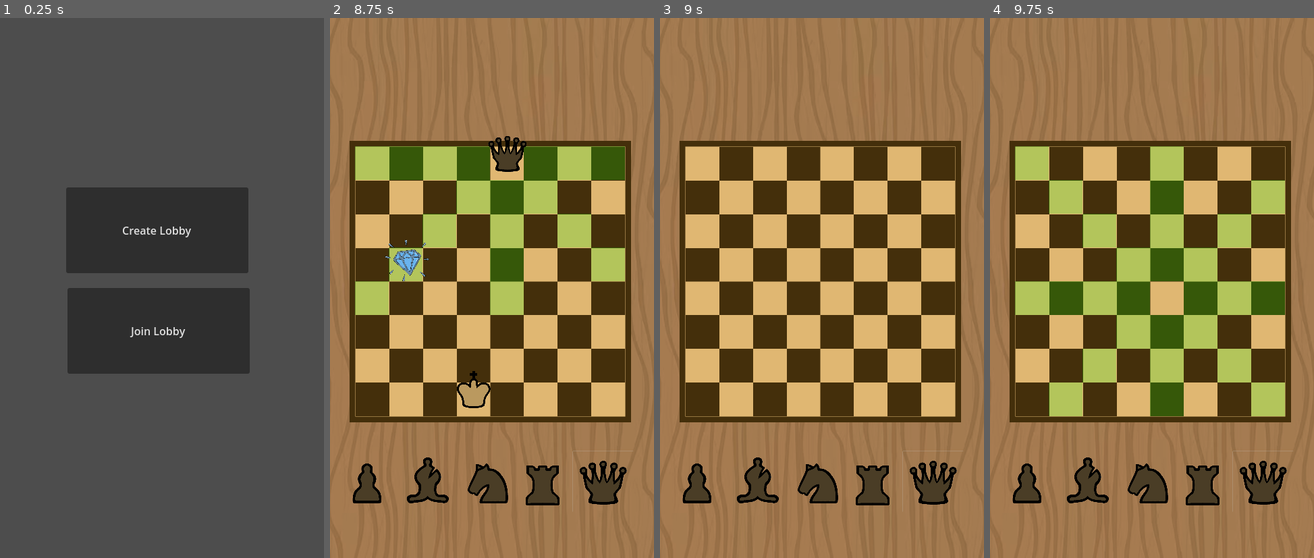
Above: before the commit, frames 1-4 (left to right).
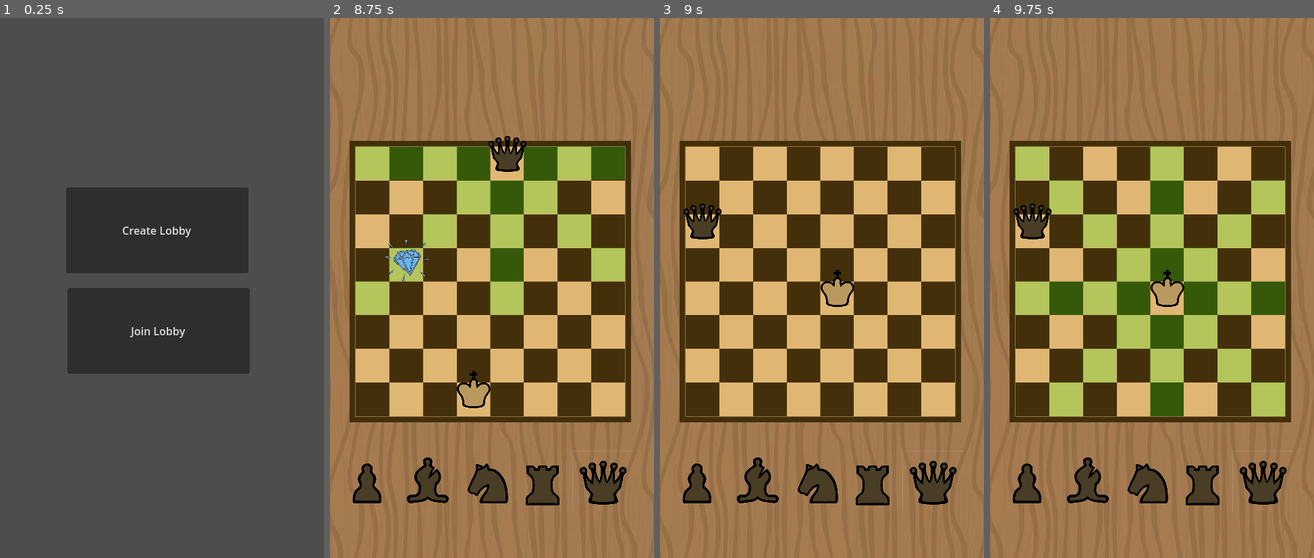
Above: after the commit, the same moments.

Repository: mljkvc/Blokejd-GameJam
Game: Godot game, scene res://scenes/Main.tscn
The game is run twice, just before and just after one commit, with the same random seed, the same clock (stepped at 60 frames per second) and the same inputs.
Inputs (mouse positions are in pixels of both pictures, inside the frame that each line leads up to):
- Up to frame 1 (0.25 s): no input
- Up to frame 2 (8.75 s): click "Create Lobby" at 0.5 s; click "Join Lobby" at 1.25 s; click (414, 498) at 2 s; click (365, 482) at 2.75 s; click (427, 482) at 3.5 s; click (488, 482) at 4.25 s; click (543, 482) at 5 s; click (602, 482) at 5.75 s; move the mouse to (475, 396) at 6.52 s; hold W (move_up) 6.53-8.03 s; click (475, 396) at 6.67 s; move the mouse to (589, 369) at 7.27 s; move the mouse to (394, 207) at 8.02 s; hold A (move_left) from 8.03 s (still down)
- Up to frame 3 (9 s): keep holding A (move_left); tap Enter at 8.75 s; move the mouse to (838, 288) at 8.77 s; click (838, 288) at 8.92 s
- Up to frame 4 (9.75 s): tap Space at 9.5 s; move the mouse to (1103, 153) at 9.52 s; release A (move_left) at 9.53 s; hold S (move_down) from 9.53 s (still down)

Frames 1-2 are identical in both runs. In frame 3, 0.9% of the frame differs, in the area x 7-60%, y 34-54%; in frame 4, 0.9%.
Error in both runs: Out of bounds get index '0' (on base: 'PackedStringArray') (res://scripts/main_menu.gd:17)

Commit message:
added logic for adjusting black and white players pieces

Diff:
--- a/scripts/black.gd
+++ b/scripts/black.gd
@@ -3,6 +3,7 @@
 var your_tile_name = "d_1"
 var your_position: Vector2 = Vector2(7,4)
 var your_color: int = -1 #-1 za crne 1 za bele (crnci < belci jer rasizam)[SALA MALA]
+var this_piece = "king"
 
 @onready var piece: Sprite2D = $piece
 
--- a/scripts/main_scene.gd
+++ b/scripts/main_scene.gd
@@ -5,10 +5,14 @@
 @onready var black_pieces = $ChooseAPiece/ChooseAPieceBlack
 var your_pieces = null
 
+@onready var white_king = $White
+@onready var black_king = $Black
+
 @onready var call_out_opponent_node = $CallOutOpponent
 @onready var Board = $Board
-@onready var your_king = $White
-@onready var enemy_king = $Black
+
+var your_king = null
+var enemy_king = null
 @onready var diamond = $Diamond
 
 var you_are_white: bool = false
@@ -22,8 +26,6 @@
 func _ready() -> void:
 	diamond.position = Board.get_node(diamond_tile).global_position
 	diamond.animation.play("diamond_animation")
-	enemy_king.position = Board.get_node(enemy_current_tile).global_position
-	your_king.position = Board.get_node(your_current_tile).global_position
 
 	for tile in Board.get_children():
 		if tile is Tile:
@@ -32,17 +34,24 @@
 func assign_white_pieces() -> void:
 	choose_a_piece_node.remove_child(black_pieces)
 	your_pieces = white_pieces
-	your_king = $White
+	your_king = white_king
+	enemy_king = black_king
 	your_current_tile = "d_1"
+	enemy_current_tile = "e_8"
 	show_pieces_choice()
+	enemy_king.position = Board.get_node(enemy_current_tile).global_position
+	your_king.position = Board.get_node(your_current_tile).global_position
 
 func assign_black_pieces() -> void:
 	choose_a_piece_node.remove_child(white_pieces)
 	your_pieces = black_pieces
-	your_king = $Black
+	your_king = black_king
+	enemy_king = white_king
 	your_current_tile = "e_8"
+	enemy_current_tile = "d_1"
 	show_pieces_choice()
-	print("crno")
+	enemy_king.position = Board.get_node(enemy_current_tile).global_position
+	your_king.position = Board.get_node(your_current_tile).global_position
 
 func remove_all_objects_from_the_board() -> void:
 	$White.position = Vector2(-100,-100)
@@ -68,10 +77,51 @@
 func position_all_objects_on_the_board() -> void:
 
 	var diamond_tile_name = null
+	var white_king_tile_name = null
+	var black_king_tile_name = null
 	for i in range(8):
 		for j in range (8):
 			if MultiplayerManager.board[i][j] == 7:
 				diamond_tile_name = matrix_representation_to_tile_name(Vector2(i,j))
+			if MultiplayerManager.board[i][j] == -1:
+				black_king.this_piece = "king"
+				black_king_tile_name = matrix_representation_to_tile_name(Vector2(i,j))
+			if MultiplayerManager.board[i][j] == -2:
+				black_king.this_piece = "pawn"
+				black_king_tile_name = matrix_representation_to_tile_name(Vector2(i,j))
+			if MultiplayerManager.board[i][j] == -3:
+				black_king.this_piece = "knight"
+				black_king_tile_name = matrix_representation_to_tile_name(Vector2(i,j))
+			if MultiplayerManager.board[i][j] == -4:
+				black_king.this_piece = "bishop"
+				black_king_tile_name = matrix_representation_to_tile_name(Vector2(i,j))
+			if MultiplayerManager.board[i][j] == -5:
+				black_king.this_piece = "rook"
+				black_king_tile_name = matrix_representation_to_tile_name(Vector2(i,j))
+			if MultiplayerManager.board[i][j] == -6:
+				black_king.this_piece = "queen"
+				black_king_tile_name = matrix_representation_to_tile_name(Vector2(i,j))
+			if MultiplayerManager.board[i][j] == 1:
+				white_king.this_piece = "king"
+				white_king_tile_name = matrix_representation_to_tile_name(Vector2(i,j))
+			if MultiplayerManager.board[i][j] == 2:
+				white_king.this_piece = "pawn"
+				white_king_tile_name = matrix_representation_to_tile_name(Vector2(i,j))
+			if MultiplayerManager.board[i][j] == 3:
+				white_king.this_piece = "knight"
+				white_king_tile_name = matrix_representation_to_tile_name(Vector2(i,j))
+			if MultiplayerManager.board[i][j] == 4:
+				white_king.this_piece = "bishop"
+				white_king_tile_name = matrix_representation_to_tile_name(Vector2(i,j))
+			if MultiplayerManager.board[i][j] == 5:
+				white_king.this_piece = "rook"
+				white_king_tile_name = matrix_representation_to_tile_name(Vector2(i,j))
+			if MultiplayerManager.board[i][j] == 6:
+				white_king.this_piece = "queen"
+				white_king_tile_name = matrix_representation_to_tile_name(Vector2(i,j))
+
+	white_king.position = Board.get_node(white_king_tile_name).global_position
+	black_king.position = Board.get_node(black_king_tile_name).global_position
 
 	diamond.position = Board.get_node(diamond_tile_name).global_position
 
@@ -122,10 +172,11 @@
 	if your_piece == "pawn":
 		if you_are_white:
 			your_king.piece.texture = load("res://sprites/chess_pieces/beli_piun.png")
+			var sign = 1
 		else:
 			your_king.piece.texture = load("res://sprites/chess_pieces/crni_piun.png")
-		var new_coords = []
-		var sign = 1 if your_king.your_current_piece > 0 else -1 #ovo isto da se rasporedi po ifovima gore
+			var sign = -1
+		var new_coords = []
 		new_coords.append(coord + Vector2(0,your_king.your_current_piece))
 		new_coords.append(coord + Vector2(1,your_king.your_current_piece))
 		new_coords.append(coord + Vector2(-1,your_king.your_current_piece))
--- a/scripts/white.gd
+++ b/scripts/white.gd
@@ -2,6 +2,8 @@
 #crni kralj = +1 beli krelj = -1
 var your_tile_name = "d_1"
 var your_position: Vector2 = Vector2(7,4)
+
+var this_piece = "king"
 var your_color: int = 1 #-1 za crne 1 za bele (crnci < belci jer rasizam)[SALA MALA]
 @onready var piece: Sprite2D = $piece
 
Not shown, added: scenes/mai9CC8.tmp
Not shown, added: scenes/maiCABE.tmp
